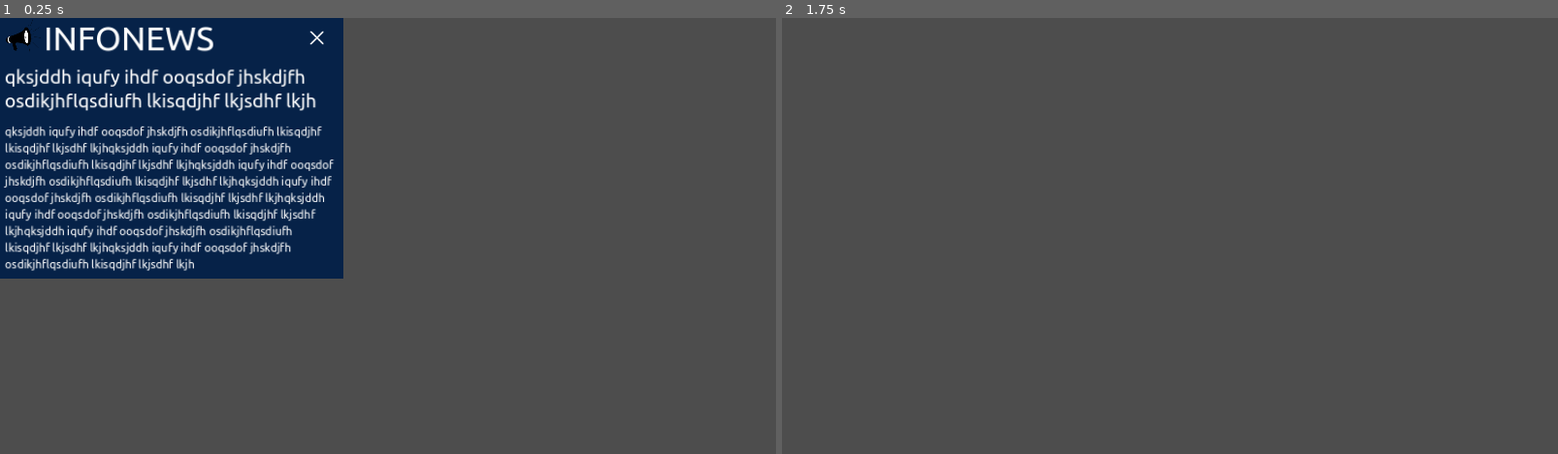
Above: before the commit, frames 1-2 (left to right).
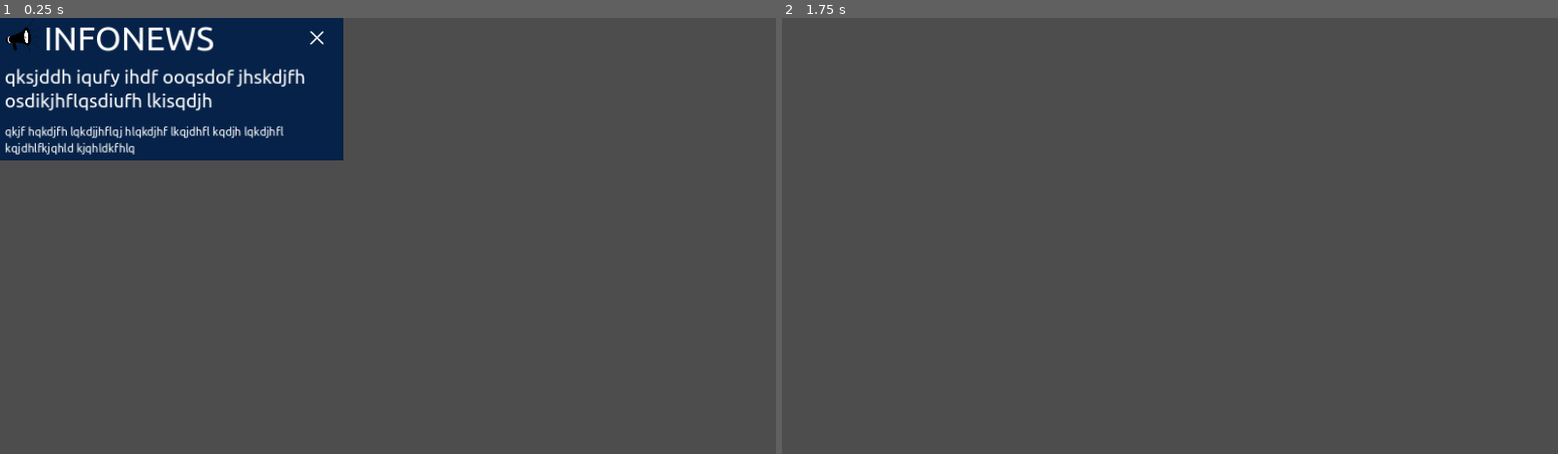
Above: after the commit, the same moments.

Repository: Mastoast/LDJam53
Game: Godot game, scene res://scenes/popup_info_news.tscn
Two runs of this game, one before a commit and one after it. Both use one fixed random seed, a clock stepped at 60 frames per second and the inputs below. This scene is started directly instead of the project's main scene.
Inputs (mouse positions are in pixels of both pictures, inside the frame that each line leads up to):
- Up to frame 1 (0.25 s): no input
- Up to frame 2 (1.75 s): click (1107, 39) at 0.5 s; tap Enter at 1.25 s; hold Right (ui_right) from 1.28 s (still down)

The runs differ from the first frame. In frame 1, 13% of the frame differs, in the area x 0-45%, y 17-60%; in frame 2, nothing differs.
Error in both runs: Invalid access to property or key 'playing' on a base object of type 'previously freed'. (res://scripts/singletons/StaticSfx.gd:20)

Commit message:
fix popup hitbox

Diff:
--- a/scenes/popup_info_news.tscn
+++ b/scenes/popup_info_news.tscn
@@ -27,9 +27,13 @@
 font_size = 17
 
 [node name="popup_news" type="Control"]
-custom_minimum_size = Vector2(510, 300)
+custom_minimum_size = Vector2(510, 0)
 layout_mode = 3
 anchors_preset = 0
+offset_right = 510.0
+offset_bottom = 188.0
+size_flags_horizontal = 0
+size_flags_vertical = 0
 theme = ExtResource("1_c3j3w")
 script = ExtResource("2_q2upk")
 
@@ -46,7 +50,7 @@
 layout_mode = 1
 anchors_preset = 10
 anchor_right = 1.0
-offset_bottom = 697.0
+offset_bottom = 191.0
 grow_horizontal = 2
 
 [node name="header" type="HBoxContainer" parent="VBoxContainer"]
@@ -78,7 +82,7 @@
 layout_mode = 2
 size_flags_vertical = 1
 theme_override_styles/normal = SubResource("StyleBoxFlat_fjlgv")
-text = "qksjddh iqufy ihdf ooqsdof jhskdjfh osdikjhflqsdiufh lkisqdjhf lkjsdhf lkjh"
+text = "qksjddh iqufy ihdf ooqsdof jhskdjfh osdikjhflqsdiufh lkisqdjh"
 label_settings = SubResource("LabelSettings_e7ocw")
 autowrap_mode = 3
 
@@ -86,7 +90,7 @@
 layout_mode = 2
 size_flags_vertical = 1
 theme_override_styles/normal = SubResource("StyleBoxFlat_wvroo")
-text = "qksjddh iqufy ihdf ooqsdof jhskdjfh osdikjhflqsdiufh lkisqdjhf  lkisqdjhf lkjsdhf lkjhqksjddh iqufy ihdf ooqsdof jhskdjfh osdikjhflqsdiufh lkisqdjhf lkjsdhf lkjhqksjddh iqufy ihdf ooqsdof jhskdjfh osdikjhflqsdiufh lkisqdjhf lkjsdhf lkjhqksjddh iqufy ihdf ooqsdof jhskdjfh osdikjhflqsdiufh lkisqdjhf lkjsdhf lkjhqksjddh iqufy ihdf ooqsdof jhskdjfh osdikjhflqsdiufh lkisqdjhf lkjsdhf lkjhqksjddh iqufy ihdf ooqsdof jhskdjfh osdikjhflqsdiufh lkisqdjhf lkjsdhf lkjhqksjddh iqufy ihdf ooqsdof jhskdjfh osdikjhflqsdiufh lkisqdjhf lkjsdhf lkjh"
+text = "qkjf hqkdjfh lqkdjjhflqj hlqkdjhf lkqjdhfl kqdjh lqkdjhfl kqjdhlfkjqhld kjqhldkfhlq"
 label_settings = SubResource("LabelSettings_m7cif")
 autowrap_mode = 3
 
--- a/texts/threads_info_fr.json
+++ b/texts/threads_info_fr.json
@@ -1,6 +1,6 @@
 [
 	{
-		"title": "Le glacier local arrété",
+		"title": "Le glacier local arrêté",
 		"content": "Phillipe Etchebreizh, le fameux glacier de la rue du Coq, a été expulsé de son local. Cette procédure d'expulsion fait suite à de nombreuses plaintes selon lesquelles il utiliserait de l'eau fariné à la place du lait. Mr. EtcheBreizh n'a pas souhaité répondre au micro d'InfoNews."
 	},
 	{
